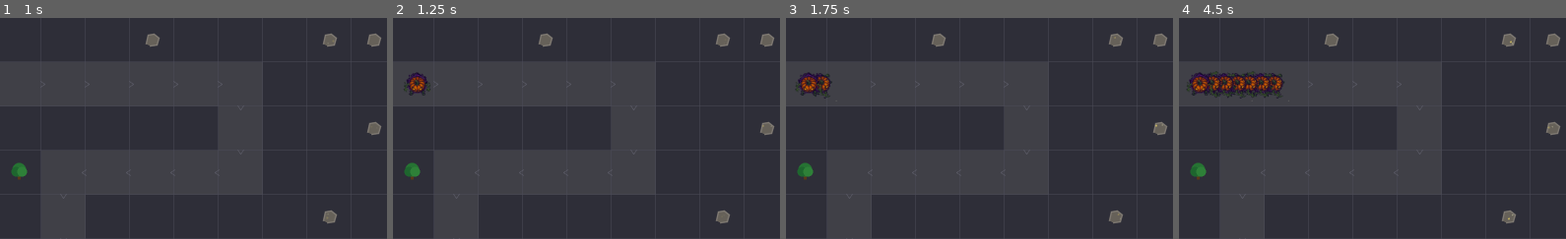
Above: before the commit, frames 1-4 (left to right).
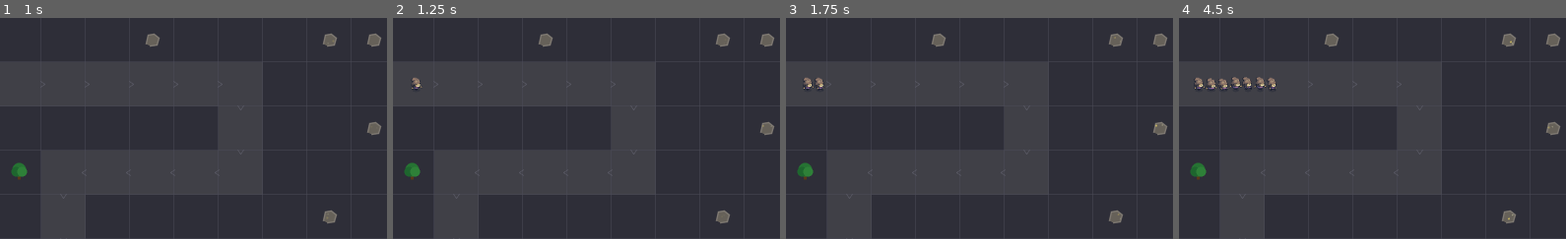
Above: after the commit, the same moments.

Repository: pkyosx/veincraft
Game: Godot game, scene res://scenes/main.tscn
Two runs of this game, one before a commit and one after it. Both use one fixed random seed, a clock stepped at 60 frames per second and the inputs below. Sound files missing from this copy of the repository are replaced by a short silence.
Inputs (mouse positions are % of the whole screen's width and height, from its top left):
- Up to frame 1 (1 s): click "▶ Play" at 0.5 s
- Up to frame 2 (1.25 s): no input
- Up to frame 3 (1.75 s): tap Enter (ui_accept) at 1.25, 1.52 s; move the mouse to (72, 45) at 1.27 s; hold Right (ui_right) from 1.28 s (still down); tap Shift at 1.35 s; click (72, 45) at 1.42 s
- Up to frame 4 (4.5 s): release Right (ui_right) at 2 s; drag from (29, 55) to (44, 70) at 2.02 s; move the mouse to (59, 28) at 2.77 s; hold Right (ui_right) 2.78-3.5 s; tap Shift at 2.85, 4.35 s; drag from (44, 70) to (19, 35) at 3.52 s; move the mouse to (80, 65) at 4.27 s; hold Left (ui_left) from 4.28 s (still down)
The pictures show only the part of the screen within x 1-51%, y 7-57%; the shares and areas given below are measured in that part.

Frame 1 is identical in both runs. In frame 2, 0.4% of the frame differs, in the area x 2-10%, y 24-36%; in frame 3, 0.7%; in frame 4, 2.1%, in the area x 2-28%, y 24-37%.

Commit message:
Add tower and enemy sprites from Gemini AI and Tiny Swords pack
Tower sprites generated via Gemini AI (4 types in 256x64 sheet).
Enemy sprites from Tiny Swords Free Pack: Purple Pawn (normal),
Yellow Archer (fast), Black Warrior (tank) with animated run cycles.

Co-Authored-By: Claude Opus 4.6 (1M context) <noreply@anthropic.com>

Diff:
--- a/scripts/enemy.gd
+++ b/scripts/enemy.gd
@@ -34,6 +34,8 @@
 
 # Sprite textures (loaded once, shared)
 static var pumpkin_texture: Texture2D = null
+static var enemy_textures: Dictionary = {}  # EnemyType -> Texture2D
+static var enemy_hframes: Dictionary = {}   # EnemyType -> int
 
 func setup(p_path: Array, p_hp: int, p_speed: float, p_game: Node2D, p_type: int = 0) -> void:
 	path = p_path
@@ -50,18 +52,29 @@
 	radius = config["radius"]
 	gold_value = config["gold"]
 
-	# Setup sprite for normal enemies
-	if enemy_type == GameData.EnemyType.NORMAL:
-		if pumpkin_texture == null:
-			pumpkin_texture = load("res://sprites/pumpkin_monster_64.png")
-		if pumpkin_texture:
-			sprite = Sprite2D.new()
-			sprite.texture = pumpkin_texture
-			sprite.hframes = 4
-			sprite.frame = 0
-			sprite.scale = Vector2(1.2, 1.2)
-			add_child(sprite)
-			radius = 24.0
+	# Setup sprites for all enemy types
+	if enemy_textures.is_empty():
+		enemy_textures[GameData.EnemyType.NORMAL] = load("res://sprites/enemy_normal.png")
+		enemy_textures[GameData.EnemyType.FAST] = load("res://sprites/enemy_fast.png")
+		enemy_textures[GameData.EnemyType.TANK] = load("res://sprites/enemy_tank.png")
+		enemy_hframes[GameData.EnemyType.NORMAL] = 6
+		enemy_hframes[GameData.EnemyType.FAST] = 4
+		enemy_hframes[GameData.EnemyType.TANK] = 6
+
+	var tex: Texture2D = enemy_textures.get(enemy_type, null)
+	if tex:
+		sprite = Sprite2D.new()
+		sprite.texture = tex
+		sprite.hframes = enemy_hframes.get(enemy_type, 6)
+		sprite.frame = 0
+		var scale_map: Dictionary = {
+			GameData.EnemyType.NORMAL: Vector2(0.4, 0.4),
+			GameData.EnemyType.FAST: Vector2(0.35, 0.35),
+			GameData.EnemyType.TANK: Vector2(0.5, 0.5),
+		}
+		sprite.scale = scale_map.get(enemy_type, Vector2(0.4, 0.4))
+		add_child(sprite)
+		radius = 24.0 if enemy_type != GameData.EnemyType.FAST else 18.0
 
 	if path.size() > 0:
 		global_position = game.cell_to_world(path[0])
@@ -116,7 +129,7 @@
 		anim_timer += delta
 		if anim_timer >= ANIM_SPEED:
 			anim_timer = 0.0
-			anim_frame = (anim_frame + 1) % 4
+			anim_frame = (anim_frame + 1) % sprite.hframes
 			sprite.frame = anim_frame
 
 	queue_redraw()
--- a/scripts/main.gd
+++ b/scripts/main.gd
@@ -31,11 +31,15 @@
 # Screen shake
 var shake_timer: float = 0.0
 var shake_intensity: float = 0.0
+
+# Tower sprite sheet (4 towers, each 64x64)
+var tower_texture: Texture2D = null
 @onready var camera: Camera2D = $Camera
 @onready var enemy_container: Node2D = $EnemyContainer
 @onready var projectile_container: Node2D = $ProjectileContainer
 
 func _ready() -> void:
+	tower_texture = load("res://sprites/tower_sheet.png")
 	_init_grid()
 	_update_hud()
 
@@ -497,18 +501,31 @@
 		draw_line(tip, tip - dir * 10 - perp * 6, Color(0.4, 0.4, 0.45, 0.5), 2.0)
 
 func _draw_towers() -> void:
+	# Tower sprite order in sheet: TURRET=0, TREBUCHET=1, FROST=2, TESLA=3
+	var tower_frame_map: Dictionary = {
+		GameData.TowerType.TURRET: 0,
+		GameData.TowerType.TREBUCHET: 1,
+		GameData.TowerType.FROST: 2,
+		GameData.TowerType.TESLA: 3,
+	}
 	for pos in towers:
 		var tower: Dictionary = towers[pos]
 		var center: Vector2 = cell_to_world(pos)
 		var tc: Dictionary = GameData.TOWER_CONFIGS[tower["type"]]
-		# Base
-		draw_rect(Rect2(center - Vector2(20, 20), Vector2(40, 40)), tc["color"].darkened(0.3))
-		draw_rect(Rect2(center - Vector2(16, 16), Vector2(32, 32)), tc["color"])
+		# Draw tower sprite
+		if tower_texture:
+			var frame: int = tower_frame_map.get(tower["type"], 0)
+			var src_rect: Rect2 = Rect2(frame * 64, 0, 64, 64)
+			var dst_size: float = 56.0
+			var dst_rect: Rect2 = Rect2(center - Vector2(dst_size / 2, dst_size / 2), Vector2(dst_size, dst_size))
+			draw_texture_rect_region(tower_texture, dst_rect, src_rect)
+		else:
+			# Fallback: colored rectangles
+			draw_rect(Rect2(center - Vector2(20, 20), Vector2(40, 40)), tc["color"].darkened(0.3))
+			draw_rect(Rect2(center - Vector2(16, 16), Vector2(32, 32)), tc["color"])
 		# Range circle (build phase only)
 		if phase == "build":
 			draw_arc(center, tower["range"] * GameData.CELL_SIZE, 0, TAU, 48, Color(1, 1, 1, 0.1), 1.0)
-		# Name
-		draw_string(ThemeDB.fallback_font, center + Vector2(-14, 5), tc["name"].left(3), HORIZONTAL_ALIGNMENT_CENTER, -1, 12, Color.WHITE)
 
 func _draw_upgrades() -> void:
 	for pos in upgrades:
Binary file added: sprites/enemy_fast.png
Binary file added: sprites/enemy_normal.png
Binary file added: sprites/enemy_tank.png
Binary file added: sprites/tower_sheet.png
Binary file added: sprites/tower_sheet_raw.png
